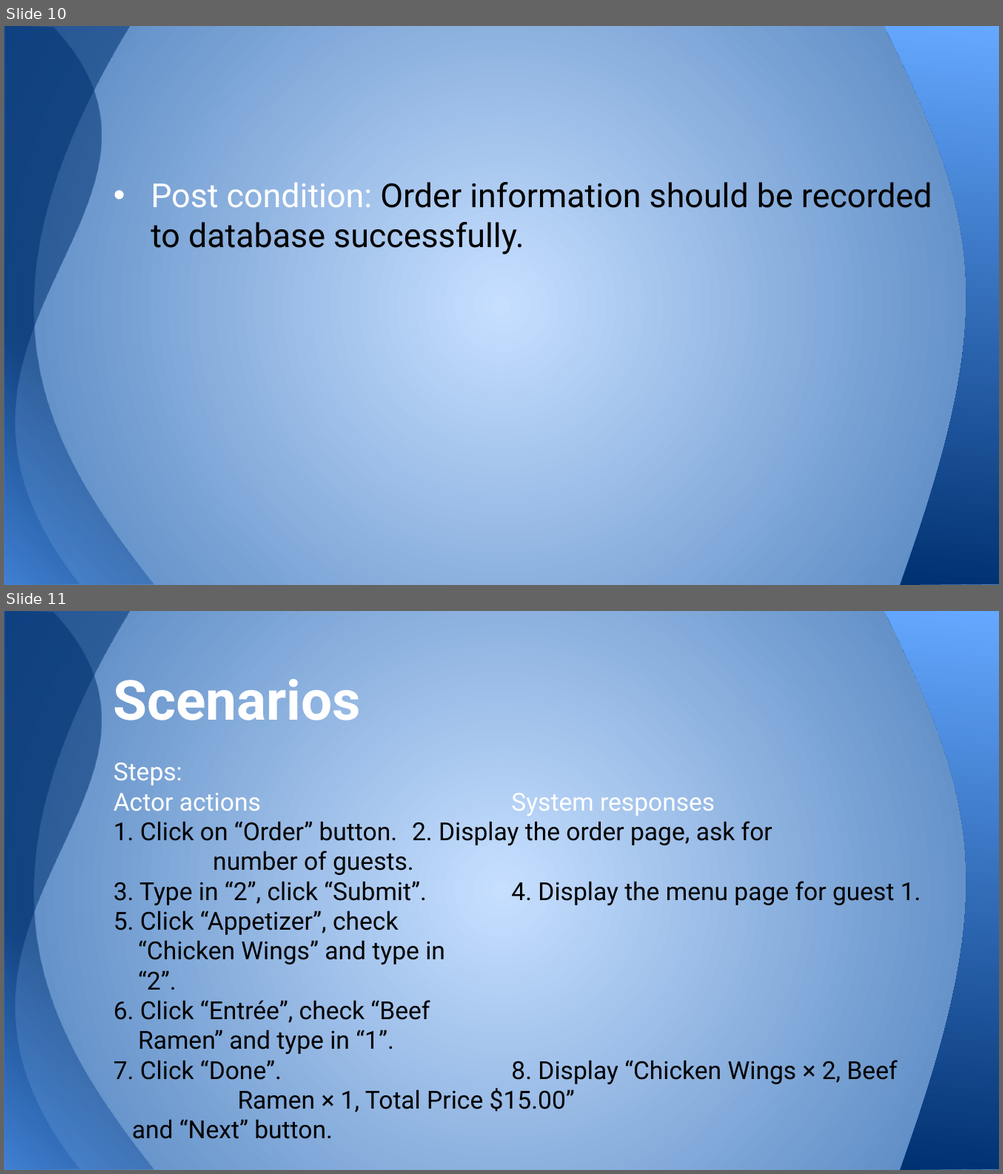
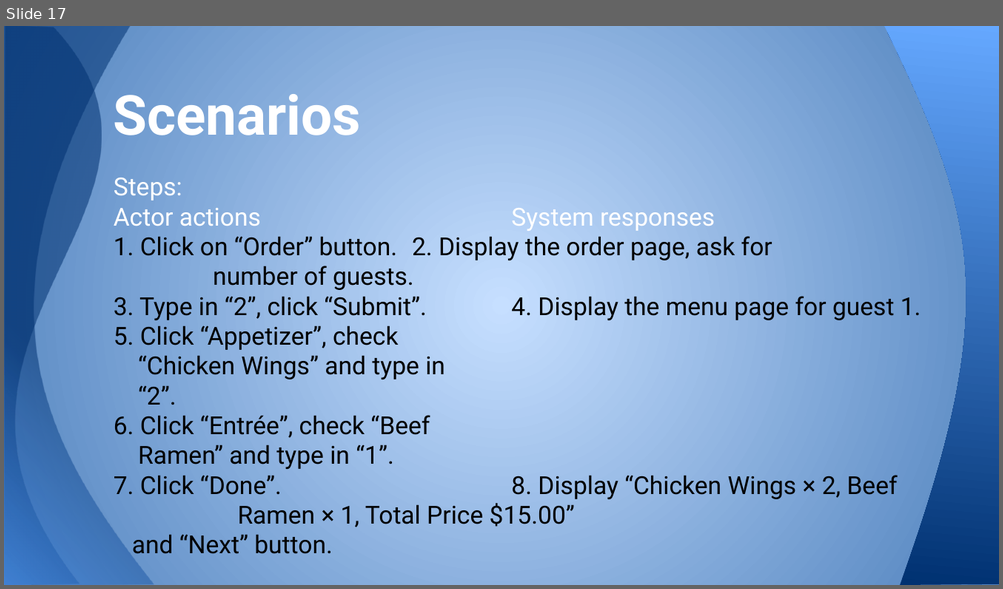
Before and after one commit to ruicsc/CSC640-Project, a slide deck: Project Part I.pptx. Shown one above the other, each under a label of ours: slides 10 and 11 before the commit, slide 17 after it. The pictures are 1003x1174 and 1003x589 pixels, drawn with LibreOffice and Linux fonts; fonts in the diff are those of the drawing. Boxes give left, top, right and bottom in pixels: in the first picture for what was removed or moved away, otherwise in the second. Text is boxed around its words. In the diff, an @@ line names an element or a change of style, - is before the commit and + after.

```diff
--- a/Project Part I.pptx
+++ b/Project Part I.pptx
@@ slide 10 removed at [4,26,999,585], background gradient #C6DFFF to #4F81BD; not listed: 3 template elements that a slide beside it also shows @@
@@ text removed at [151,182,932,255] @@
-• Post condition: Order information should be recorded to database successfully.
@@ what was slide 11 is now slide 17 @@
```
Also in this commit, not shown: 2 slides changed, 8 slides added.
